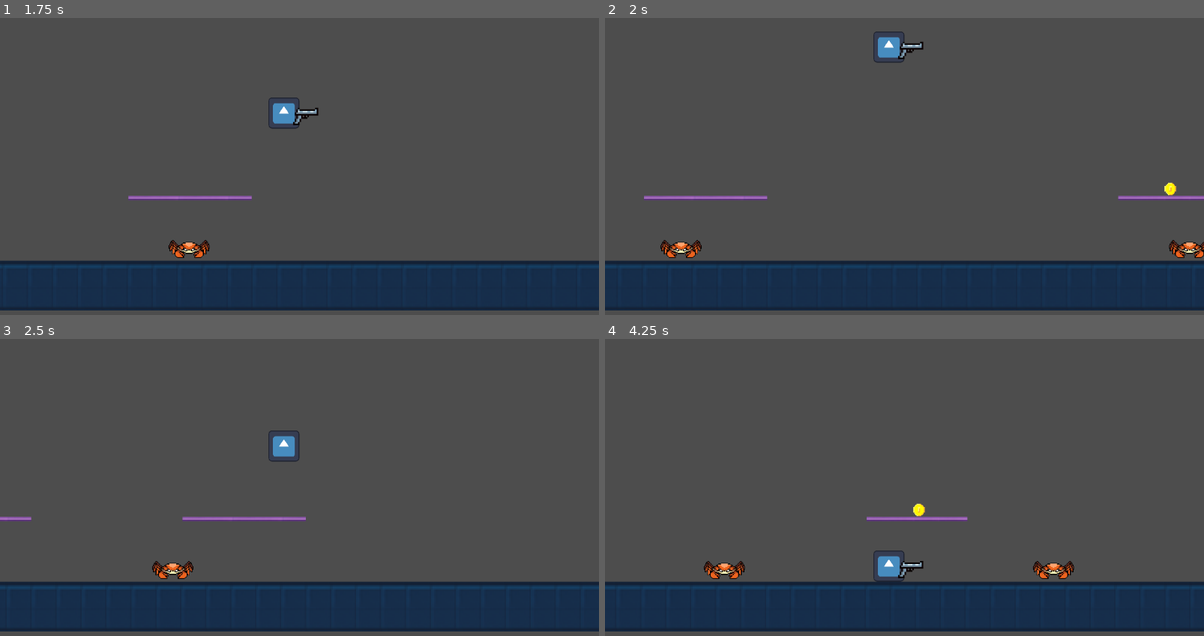
Above: before the commit, frames 1-4 (two rows, left to right).
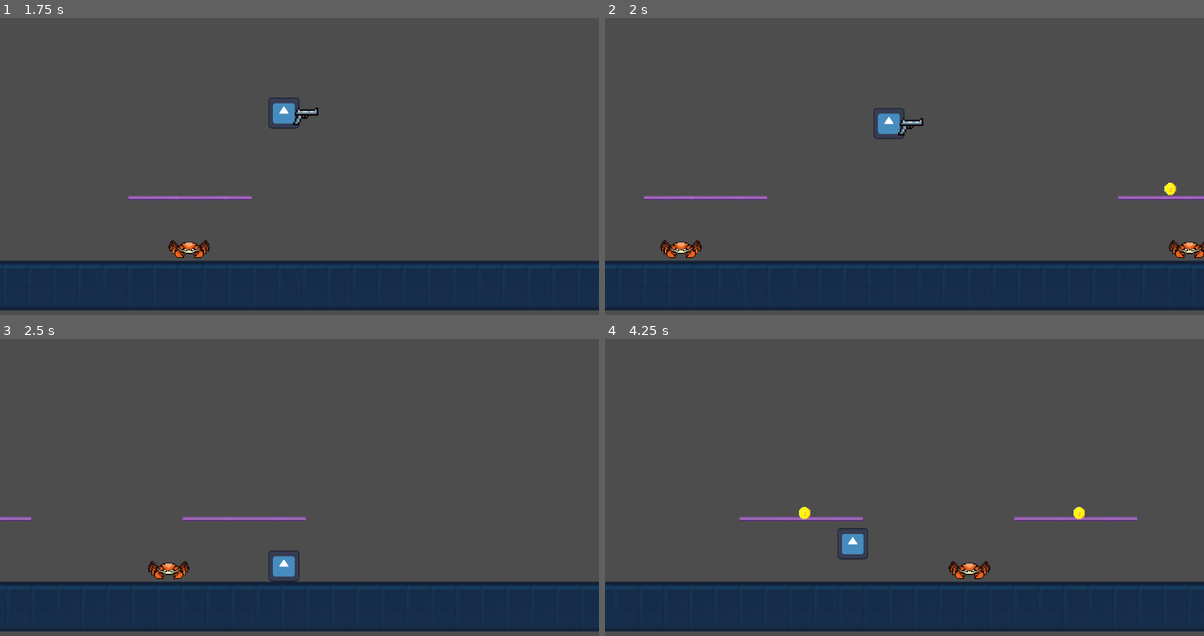
Above: after the commit, the same moments.

Repository: kartikeydino/Github_Project_Final_Prototype
Game: Godot game, scene res://scenes/game.tscn
The game is run twice, just before and just after one commit, with the same random seed, the same clock (stepped at 60 frames per second) and the same inputs. The engine's default icon, where the game draws it, is replaced by a stand-in: a white triangle on a blue panel in a dark square.
Inputs (mouse positions are in pixels of both pictures, inside the frame that each line leads up to):
- Up to frame 1 (1.75 s): move the mouse to (431, 163) at 0.52 s; hold Right (right) from 0.53 s (still down); tap E (e) at 0.6 s; tap Up (jump) at 0.77, 1.07, 1.52, 1.55 s; tap C (chat, bound only after the commit) at 0.8, 1.35 s; move the mouse to (179, 196) at 1.27 s
- Up to frame 2 (2 s): keep holding Right (right); tap Up (jump) at 1.82 s
- Up to frame 3 (2.5 s): move the mouse to (359, 425) at 2.02 s; release Right (right) at 2.03 s; hold Left (left) from 2.03 s (still down); tap Up (jump) at 2.1 s; tap E (e) at 2.3 s
- Up to frame 4 (4.25 s): move the mouse to (874, 567) at 2.77 s; release Left (left) at 2.78 s; hold Right (right) from 2.78 s (still down); tap E (e) at 2.85 s; tap Up (jump) at 3.02, 3.32, 3.77, 3.8, 4.07 s; tap C (chat, bound only after the commit) at 3.05 s; move the mouse to (1084, 549) at 3.52 s; click (1084, 549) at 3.6 s

Frame 1 is identical in both runs. In frame 2, 0.9% of the frame differs, in the area x 44-54%, y 4-41%; in frame 3, 1.0%; in frame 4, 2.7%, in the area x 16-89%, y 55-82%.

Commit message:
dialogue

Diff:
--- /dev/null
+++ b/dialogue/DialogPlayer.gd
@@ -0,0 +1,138 @@
+extends Control
+
+# Signals are essential for letting other nodes (like the NPC) know when dialogue is over.
+signal dialogue_finished
+
+# ----------------------------------------------------
+# 1. Configuration and Variables
+# ----------------------------------------------------
+
+# --- Exported Property ---
+# This is where you drag your JSON file (e.g., worker_dialog_1.json) in the Inspector.
+@export_file("*.json") var dialogue_file: String
+
+# --- Node References ---
+@onready var name_label: RichTextLabel = $NinePatchRect/NameLabel
+@onready var text_label: RichTextLabel = $NinePatchRect/TextLabel
+@onready var nine_patch_rect: NinePatchRect = $NinePatchRect
+
+# --- Dialogue State ---
+var dialogue_data: Array = []
+var current_line_index: int = 0
+var is_dialogue_active: bool = false
+var is_typing: bool = false
+
+# --- Typing Speed ---
+const TYPING_SPEED: float = 0.05 # Seconds per character
+
+# ----------------------------------------------------
+# 2. Initialization and Start
+# ----------------------------------------------------
+
+func _ready():
+	# Hide the dialogue box initially
+	nine_patch_rect.hide()
+	# Attempt to load the JSON file specified in the inspector
+	load_dialogue_data()
+
+# Load and parse the JSON file into the dialogue_data array
+func load_dialogue_data():
+	if not dialogue_file:
+		push_error("Dialogue file path is not set in the inspector!")
+		return
+
+	# Use FileAccess to open and read the JSON file
+	var file = FileAccess.open(dialogue_file, FileAccess.READ)
+	if FileAccess.get_open_error() != OK:
+		push_error("Failed to open dialogue file: ", dialogue_file)
+		return
+
+	var json_text = file.get_as_text()
+	var parsed_data = JSON.parse_string(json_text)
+
+	if parsed_data is Array:
+		dialogue_data = parsed_data
+		print("Successfully loaded dialogue with ", dialogue_data.size(), " lines.")
+	else:
+		push_error("Failed to parse JSON data or data is not an array.")
+
+# Called by the NPC when the 'chat' input is pressed
+func start():
+	if is_dialogue_active or dialogue_data.is_empty():
+		return
+
+	is_dialogue_active = true
+	current_line_index = 0
+	nine_patch_rect.show()
+	display_current_line()
+
+# ----------------------------------------------------
+# 3. Input Handling (Advancing Dialogue)
+# ----------------------------------------------------
+
+func _process(delta):
+	# Only process input if dialogue is active
+	if is_dialogue_active and Input.is_action_just_pressed("chat"):
+		# If text is currently typing, skip to the end of the line
+		if is_typing:
+			text_label.visible_characters = -1 # Show all text immediately
+			is_typing = false
+		else:
+			# Otherwise, advance to the next line
+			advance_dialogue()
+
+# ----------------------------------------------------
+# 4. Display Logic
+# ----------------------------------------------------
+
+func display_current_line():
+	if current_line_index < dialogue_data.size():
+		var line = dialogue_data[current_line_index]
+
+		# 1. Update Name
+		name_label.text = line.get("name", "???") # Use "???" if name field is missing
+
+		# 2. Reset and Start Text Typing
+		text_label.text = line.get("text", "")
+		text_label.visible_characters = 0 # Start with no characters visible
+		is_typing = true
+
+		# Use a Timer to display text one character at a time
+		# This will call type_character immediately, and then type_character sets up the next interval.
+		type_character()
+
+	else:
+		# Dialogue finished
+		end_dialogue()
+
+func type_character():
+	# Stop the function if we've already finished typing this line
+	if not is_typing:
+		return
+
+	# Check if we have more characters to show
+	if text_label.visible_characters < text_label.get_total_character_count():
+		# Increment visible characters to show the next one
+		text_label.visible_characters += 1
+
+		# Set up a new Timer for the next character
+		var timer = get_tree().create_timer(TYPING_SPEED, false)
+		timer.timeout.connect(type_character)
+	else:
+		# Text is fully displayed
+		is_typing = false
+
+# ----------------------------------------------------
+# 5. Advance and End
+# ----------------------------------------------------
+
+func advance_dialogue():
+	current_line_index += 1
+	display_current_line()
+
+func end_dialogue():
+	is_dialogue_active = false
+	nine_patch_rect.hide()
+	# Emit the signal to notify the NPC that the conversation is over
+	emit_signal("dialogue_finished")
+	print("Dialogue finished.")
--- /dev/null
+++ b/dialogue/NPC_dialog.json
@@ -0,0 +1,14 @@
+[
+    {
+        "name": "NPC",
+        "text": "Oh, thank you so much! You saved me from those evil, claw-snapping crabs!"
+    },
+    {
+        "name": "You",
+        "text": "You're welcome. Glad I could help with your crab problem."
+    },
+    {
+        "name": "NPC",
+        "text": "I can finally relax. Maybe I'll start a nice, crab-free fishing trip."
+    }
+]
--- /dev/null
+++ b/dialogue/npc.gd
@@ -0,0 +1,67 @@
+extends CharacterBody2D
+
+# ----------------------------------------------------
+# 1. NODE REFERENCES
+# ----------------------------------------------------
+# IMPORTANT: Renamed to Sprite2D to match your scene setup
+@onready var npc_sprite: Sprite2D = $Sprite2D
+@onready var chat_detection_area: Area2D = $ChatDetectionArea
+# Must be an instanced child scene named "Dialogue"
+@onready var dialogue_ui = $Dialogue
+
+# State Flags for Dialogue
+var is_player_in_chat_zone: bool = false
+var is_chatting: bool = false
+var player = null
+
+# ----------------------------------------------------
+# 2. INITIALIZATION & SETUP
+# ----------------------------------------------------
+func _ready():
+	# Signals are now connected via the editor, so we remove the code connections here:
+	# chat_detection_area.body_entered.connect(_on_chat_detection_area_body_entered) # REMOVED
+	# chat_detection_area.body_exited.connect(_on_chat_detection_area_body_exited) # REMOVED
+
+	# Connect to the dialogue completion signal from DialogPlayer.gd (This is safe to keep)
+	dialogue_ui.dialogue_finished.connect(_on_dialogue_finished)
+
+	# Optional: Display the initial idle animation (if you have one)
+	# If using Sprite2D, no need to play animation.
+
+
+# ----------------------------------------------------
+# 3. INPUT & DIALOGUE TRIGGER
+# ----------------------------------------------------
+func _process(delta):
+	# Check for chat input only if player is in the zone and we are NOT chatting
+	if is_player_in_chat_zone and not is_chatting:
+		# 'chat' is the custom input action (e.g., mapped to 'C' key)
+		if Input.is_action_just_pressed("chat"):
+			start_chat()
+
+func start_chat():
+	if not is_chatting:
+		is_chatting = true
+		print("Chat started with stationary NPC.")
+		dialogue_ui.start()
+
+# Connected to the 'dialogue_finished' signal from DialogPlayer.gd
+func _on_dialogue_finished():
+	# Return NPC state to normal
+	is_chatting = false
+
+# ----------------------------------------------------
+# 4. CHAT DETECTION AREA SIGNALS
+# ----------------------------------------------------
+func _on_chat_detection_area_body_entered(body: Node2D):
+	# We check if the body entering has been added to the 'player' group
+	if body.is_in_group("player"):
+		player = body
+		is_player_in_chat_zone = true
+		print("Player entered chat zone.")
+
+func _on_chat_detection_area_body_exited(body: Node2D):
+	if body == player:
+		is_player_in_chat_zone = false
+		player = null
+		print("Player exited chat zone.")
--- a/project.godot
+++ b/project.godot
@@ -46,6 +46,11 @@
 "events": [Object(InputEventMouseButton,"resource_local_to_scene":false,"resource_name":"","device":-1,"window_id":0,"a …(253 unchanged characters)…
 ]
 }
+chat={
+"deadzone": 0.5,
+"events": [Object(InputEventKey,"resource_local_to_scene":false,"resource_name":"","device":-1,"window_id":0,"alt_pressed":false,"shift_pressed":false,"ctrl_pressed":false,"meta_pressed":false,"pressed":false,"keycode":0,"physical_keycode":67,"key_label":0,"unicode":99,"echo":false,"script":null)
+]
+}
 
 [rendering]
 
--- /dev/null
+++ b/scenes/dialogue.tscn
@@ -0,0 +1,42 @@
+[gd_scene load_steps=3 format=3 uid="uid://dg2h07rnsln4i"]
+
+[ext_resource type="Script" path="res://dialogue/DialogPlayer.gd" id="1_pbuta"]
+[ext_resource type="Texture2D" uid="uid://bcjmxi1p4vm4m" path="res://dialogue/dilaoguebox.png" id="2_6o4y7"]
+
+[node name="Dialogue" type="Control"]
+layout_mode = 3
+anchors_preset = 0
+offset_right = 80.0
+offset_bottom = 50.0
+script = ExtResource("1_pbuta")
+dialogue_file = "res://dialogue/NPC_dialog.json"
+
+[node name="NinePatchRect" type="NinePatchRect" parent="."]
+layout_mode = 0
+offset_left = -40.0
+offset_top = -61.0
+offset_right = 40.0
+offset_bottom = -11.0
+texture = ExtResource("2_6o4y7")
+patch_margin_left = 3
+patch_margin_top = 3
+patch_margin_right = 3
+patch_margin_bottom = 3
+
+[node name="NameLabel" type="RichTextLabel" parent="NinePatchRect"]
+layout_mode = 0
+offset_left = 8.0
+offset_top = 1.0
+offset_right = 87.0
+offset_bottom = 24.0
+scale = Vector2(0.5, 0.5)
+text = "Name:"
+
+[node name="TextLabel" type="RichTextLabel" parent="NinePatchRect"]
+layout_mode = 0
+offset_left = 1.0
+offset_top = 10.0
+offset_right = 196.0
+offset_bottom = 107.0
+scale = Vector2(0.4, 0.4)
+text = "Text:"
--- a/scenes/level_2.tscn
+++ b/scenes/level_2.tscn
@@ -1,8 +1,9 @@
-[gd_scene load_steps=4 format=3 uid="uid://cbg6da4heteqc"]
+[gd_scene load_steps=5 format=3 uid="uid://cbg6da4heteqc"]
 
 [ext_resource type="TileSet" uid="uid://dgk8uhadepjt1" path="res://tileset.tres" id="1_otpfi"]
 [ext_resource type="PackedScene" uid="uid://dopc1mt4bp88i" path="res://scenes/coin.tscn" id="2_bkw8l"]
 [ext_resource type="PackedScene" uid="uid://oj54owqlopb8" path="res://scenes/enemy.tscn" id="3_6w8kp"]
+[ext_resource type="PackedScene" uid="uid://bb0vlncipuw10" path="res://scenes/npc.tscn" id="4_jwj2s"]
 
 [node name="level_2" type="Node2D"]
 
@@ -19,3 +20,6 @@
 
 [node name="enemy2" parent="." instance=ExtResource("3_6w8kp")]
 position = Vector2(-128, -24)
+
+[node name="NPC" parent="." instance=ExtResource("4_jwj2s")]
+position = Vector2(157, -84)
--- /dev/null
+++ b/scenes/npc.tscn
@@ -0,0 +1,32 @@
+[gd_scene load_steps=6 format=3 uid="uid://bb0vlncipuw10"]
+
+[ext_resource type="Script" path="res://dialogue/npc.gd" id="1_gsop0"]
+[ext_resource type="Texture2D" uid="uid://bwn15uxtgd1f" path="res://icon.svg" id="1_ka3lg"]
+[ext_resource type="PackedScene" uid="uid://dg2h07rnsln4i" path="res://scenes/dialogue.tscn" id="3_aapsn"]
+
+[sub_resource type="RectangleShape2D" id="RectangleShape2D_wac0y"]
+
+[sub_resource type="CapsuleShape2D" id="CapsuleShape2D_xontf"]
+height = 40.0
+
+[node name="NPC" type="CharacterBody2D"]
+script = ExtResource("1_gsop0")
+
+[node name="Sprite2D" type="Sprite2D" parent="."]
+self_modulate = Color(1, 0.603922, 0.992157, 1)
+scale = Vector2(0.156, 0.156)
+texture = ExtResource("1_ka3lg")
+
+[node name="CollisionShape2D" type="CollisionShape2D" parent="."]
+shape = SubResource("RectangleShape2D_wac0y")
+
+[node name="ChatDetectionArea" type="Area2D" parent="."]
+
+[node name="CollisionShape2D" type="CollisionShape2D" parent="ChatDetectionArea"]
+rotation = 1.5708
+shape = SubResource("CapsuleShape2D_xontf")
+
+[node name="Dialogue" parent="." instance=ExtResource("3_aapsn")]
+
+[connection signal="body_entered" from="ChatDetectionArea" to="." method="_on_chat_detection_area_body_entered"]
+[connection signal="body_exited" from="ChatDetectionArea" to="." method="_on_chat_detection_area_body_exited"]
--- a/scenes/player.tscn
+++ b/scenes/player.tscn
@@ -6,7 +6,7 @@
 
 [sub_resource type="RectangleShape2D" id="RectangleShape2D_o0bcu"]
 
-[node name="Player" type="CharacterBody2D"]
+[node name="Player" type="CharacterBody2D" groups=["player"]]
 script = ExtResource("1_2umyu")
 
 [node name="Sprite2D" type="Sprite2D" parent="."]
--- a/scripts/player.gd
+++ b/scripts/player.gd
@@ -6,7 +6,7 @@
 const SPEED = 230.0
 const JUMP_VELOCITY = -300.0
 var jump_count = 0
-var max_jumps = 2
+var max_jumps = 1
 
 # --- NEW: Coin Counter ---
 var coins = 0
Binary file added: dialogue/dilaoguebox.png
Not shown, added: dialogue/dilaoguebox.png.import
